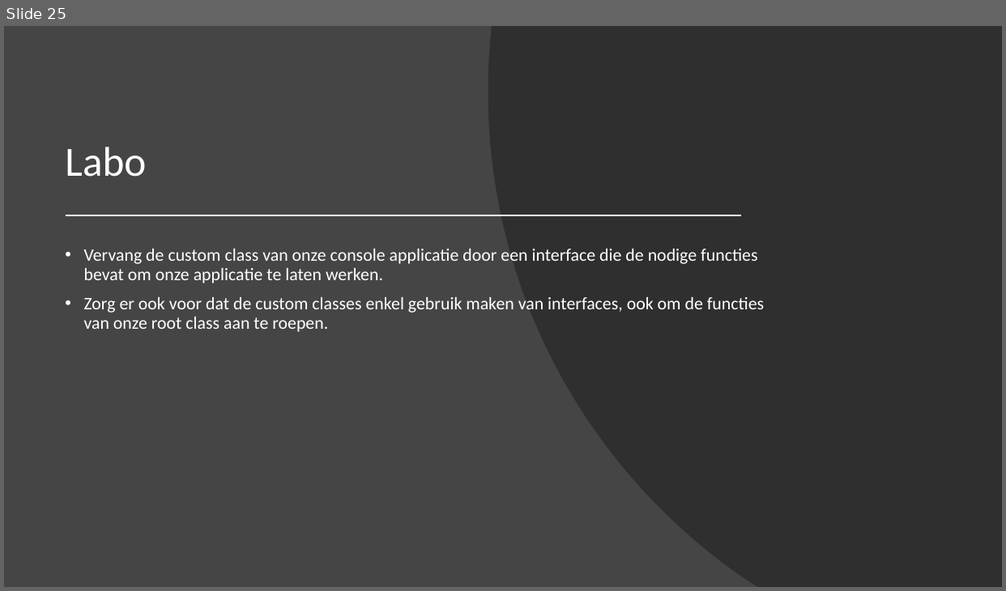
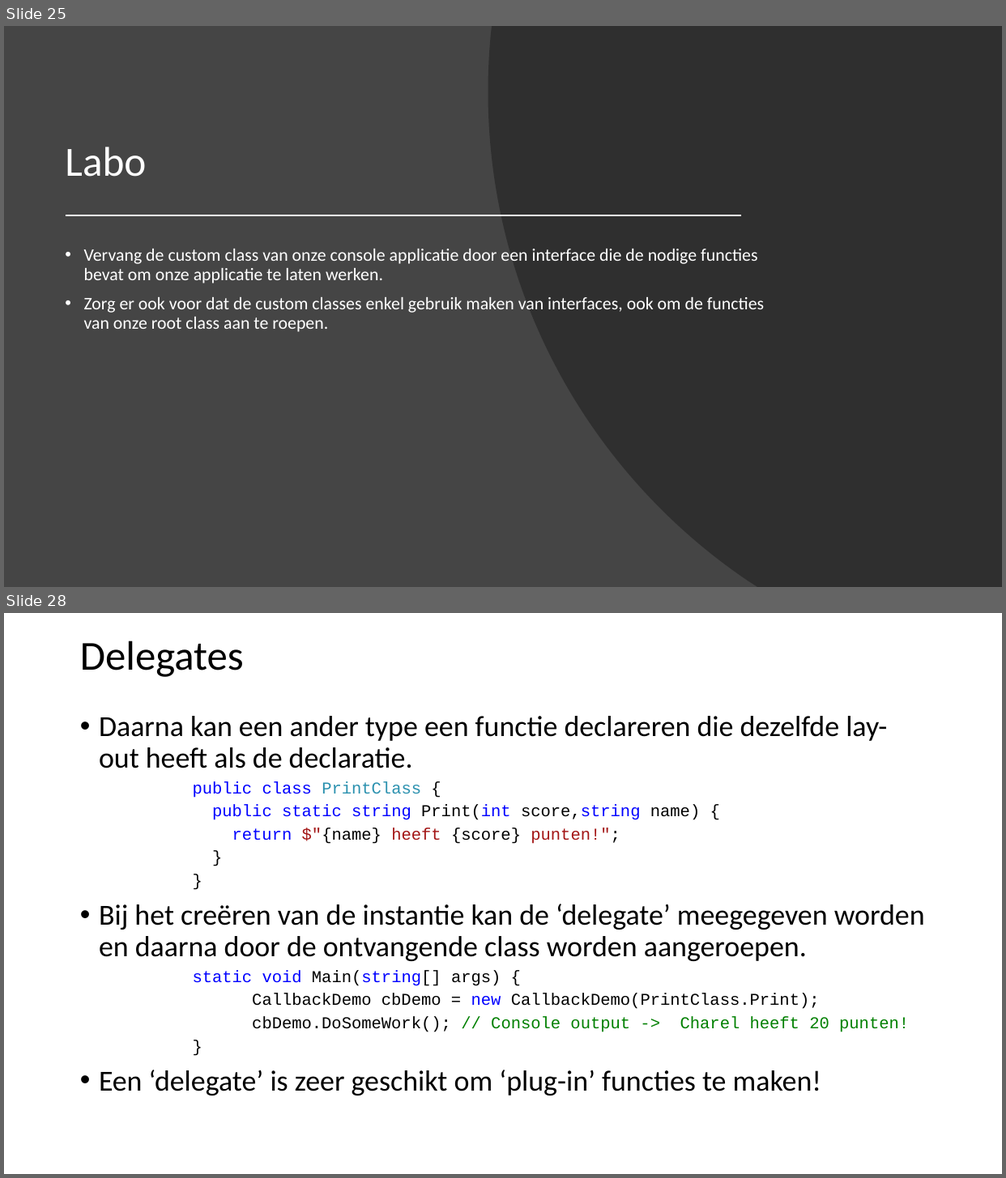
Before and after one commit to Fleximinded/BasicCSharp, a slide deck: Powerpoints/BasisCSharp-OO.pptx. Shown one above the other, each under a label of ours: slide 25 before the commit, slides 25 and 28 after it; the slides between them are not shown. The pictures are 1006x591 and 1006x1178 pixels, drawn with LibreOffice and Linux fonts; fonts in the diff are those of the drawing. Boxes give left, top, right and bottom in pixels: in the first picture for what was removed or moved away, otherwise in the second. Text is boxed around its words. In the diff, an @@ line names an element or a change of style, - is before the commit and + after.

```diff
--- a/Powerpoints/BasisCSharp-OO.pptx
+++ b/Powerpoints/BasisCSharp-OO.pptx
@@ slide 28 added at bbox=[4, 613, 1002, 1174], background #FFFFFF @@
@@ title added at bbox=[80, 641, 244, 677], 39.6 pt, text #000000 @@
+Delegates
@@ text added at bbox=[99, 716, 925, 1096], 16 pt, text #000000 @@
+• Daarna kan een ander type een functie declareren die dezelfde lay-out heeft als de declaratie.
+      public class PrintClass {
+      public static string Print(int score,string name) {
+      return $"{name} heeft {score} punten!";
+      }
+      }
+• Bij het creëren van de instantie kan de ‘delegate’ meegegeven worden en daarna door de ontvangende class worden aangeroepen.
+      static void Main(string[] args) {
+      CallbackDemo cbDemo = new CallbackDemo(PrintClass.Print);
+      cbDemo.DoSomeWork(); // Console output -> Charel heeft 20 punten!
+      }
+• Een ‘delegate’ is zeer geschikt om ‘plug-in’ functies te maken!
```
Also in this commit, not shown: 4 other slides added, 12 other files.
